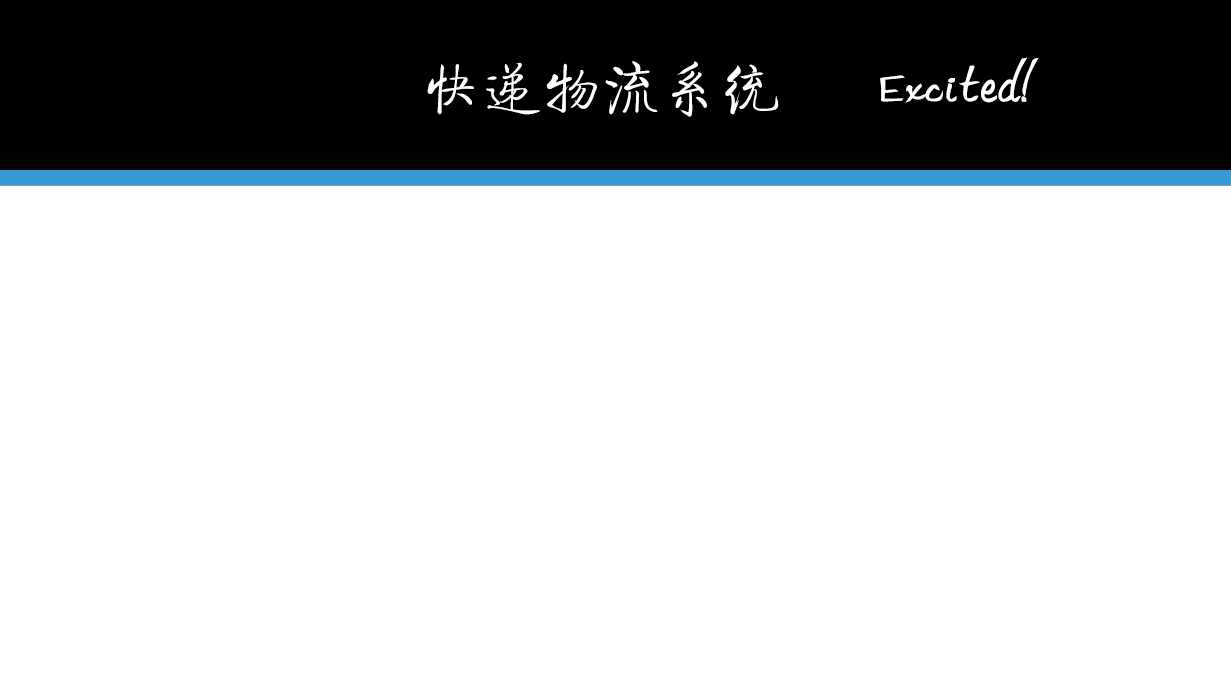
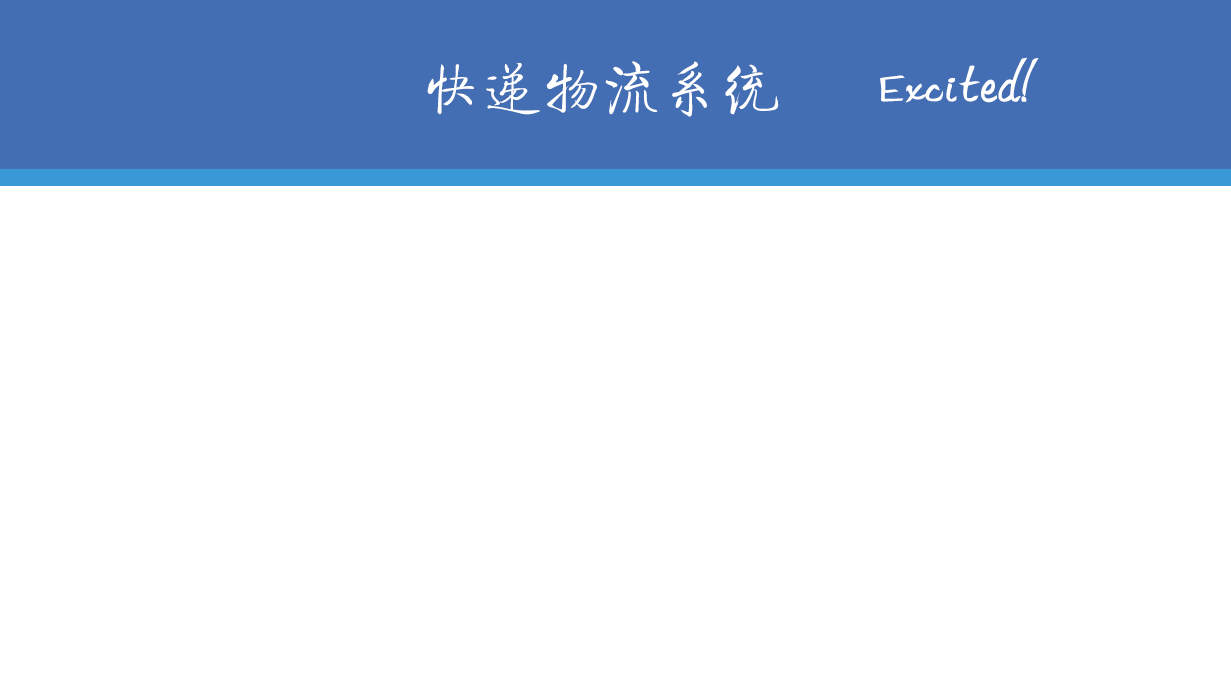
The second (1231, 691) image is a revision of the first. Changes to its layers:
painted on "背景" over [left=0, top=0, right=1231, bottom=186]
